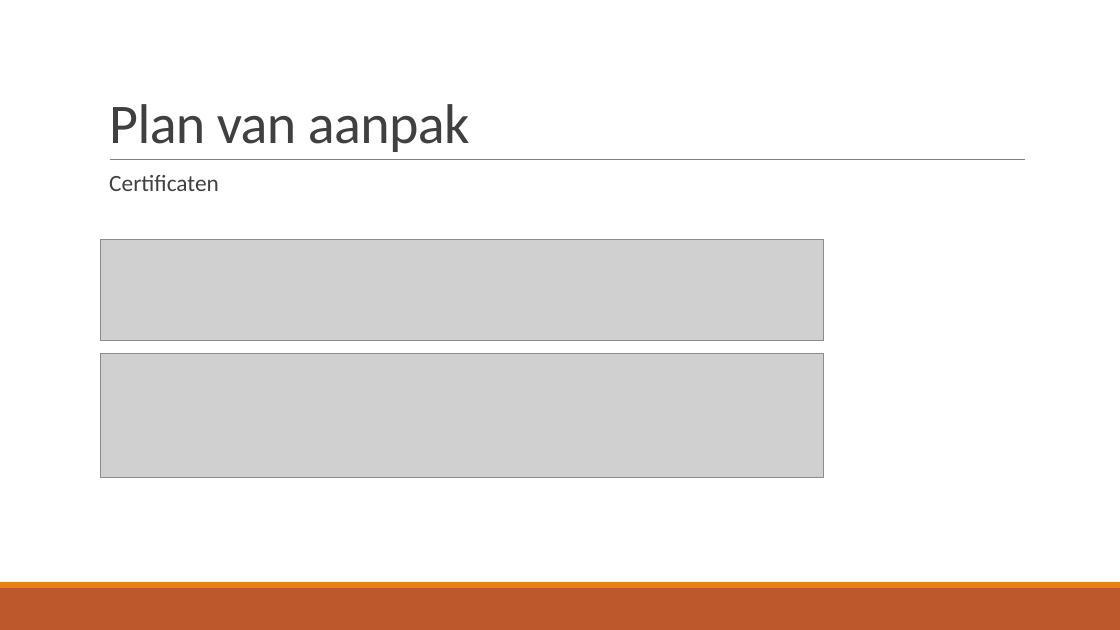
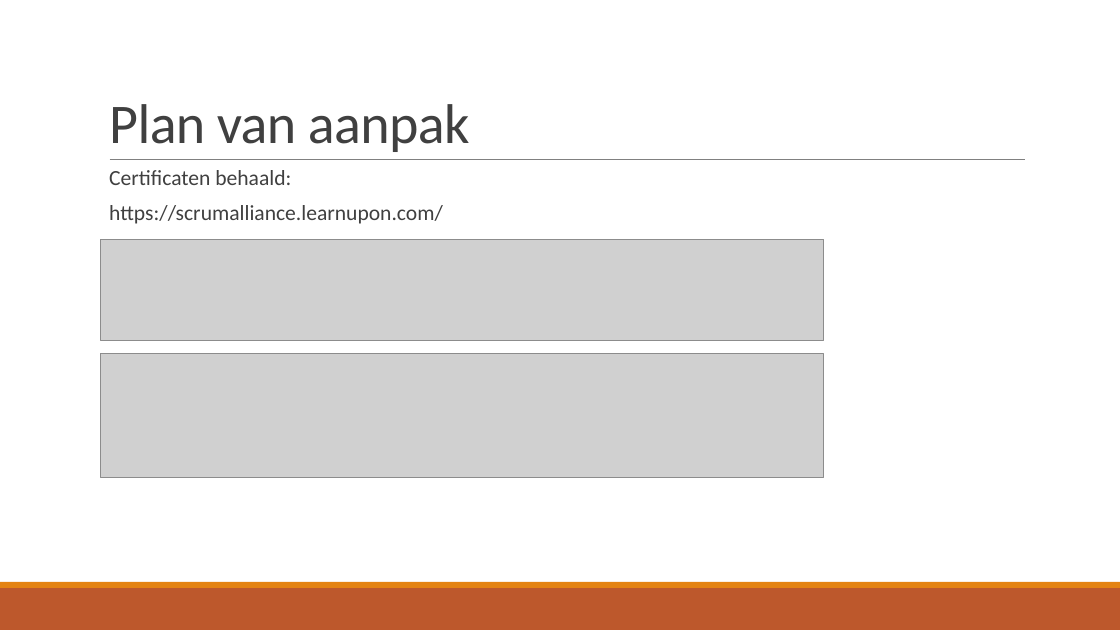
Before and after one commit to JouriTas/Projectwerk-IT-project, a slide deck: slide 8 of Scrum Artifacts/Sprint5/IT-Projectwerk 2022.pptx. Drawn at 1120x630 pixels with LibreOffice and Linux fonts; fonts in the diff are those of the drawing; grey boxes stand for pictures. Boxes give left, top, right and bottom in pixels: in the first picture for what was removed or moved away, otherwise in the second. Text is boxed around its words. In the diff, an @@ line names an element or a change of style, - is before the commit and + after.

```diff
--- a/Scrum Artifacts/Sprint5/IT-Projectwerk 2022.pptx
+++ b/Scrum Artifacts/Sprint5/IT-Projectwerk 2022.pptx
@@ text at (x1=109, y1=170, x2=443, y2=224): text changed; size 20 to 18.5 pt @@
-  Certificaten
+  Certificaten behaald:
+  https://scrumalliance.learnupon.com/
```
